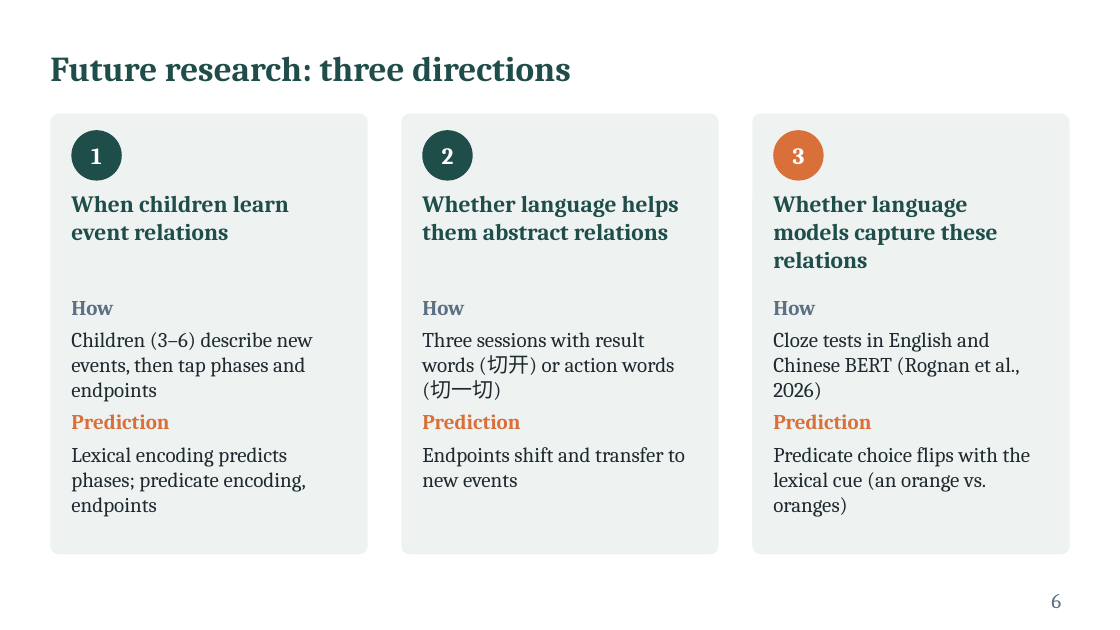
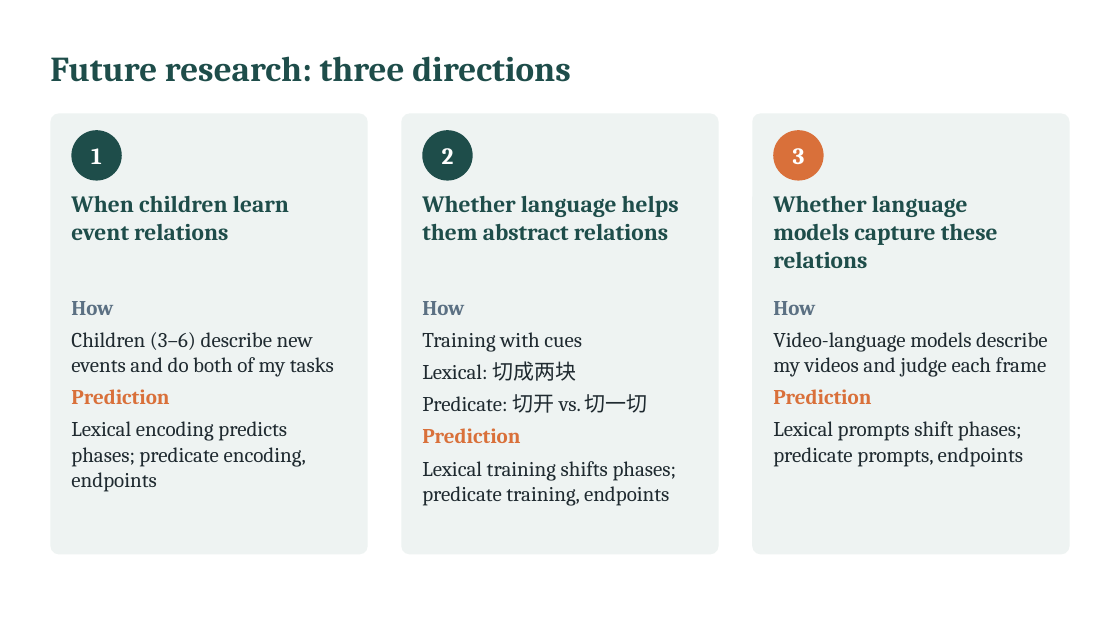
Before and after one commit to xtaoliu/claude, a slide deck: slide 6 of Liu_postdoc_interview_talk.pptx. Drawn at 1120x630 pixels with LibreOffice and Linux fonts; fonts in the diff are those of the drawing. Boxes give left, top, right and bottom in pixels: in the first picture for what was removed or moved away, otherwise in the second. Text is boxed around its words. In the diff, an @@ line names an element or a change of style, - is before the commit and + after.

```diff
--- a/Liu_postdoc_interview_talk.pptx
+++ b/Liu_postdoc_interview_talk.pptx
@@ text at box(71, 332, 334, 377): text changed @@
-Children (3–6) describe new events, then tap phases and endpoints
+Children (3–6) describe new events and do both of my tasks
@@ text at box(422, 332, 648, 413): text changed @@
-Three sessions with result words (切开) or action words (切一切)
+Training with cues
+Lexical: 切成两块
+Predicate: 切开 vs. 切一切
@@ text at box(773, 332, 1048, 377): text changed @@
-Cloze tests in English and Chinese BERT (Rognan et al., 2026)
+Video-language models describe my videos and judge each frame
@@ text at box(773, 421, 1023, 467): text changed @@
-Predicate choice flips with the lexical cue (an orange vs. oranges)
+Lexical prompts shift phases; predicate prompts, endpoints
@@ text at box(422, 461, 677, 506): text changed @@
-Endpoints shift and transfer to new events
+Lexical training shifts phases; predicate training, endpoints
@@ page number removed at box(1051, 594, 1061, 608) @@
-6
```
Also in this commit, not shown: 1 other file.
